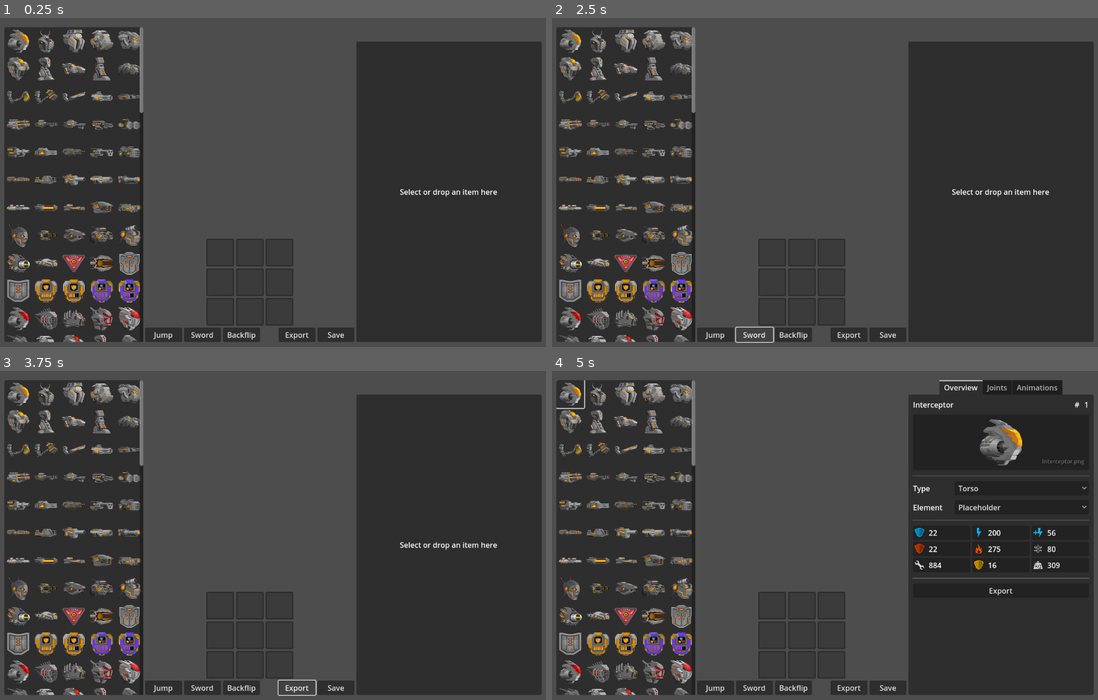
Above: before the commit, frames 1-4 (two rows, left to right).
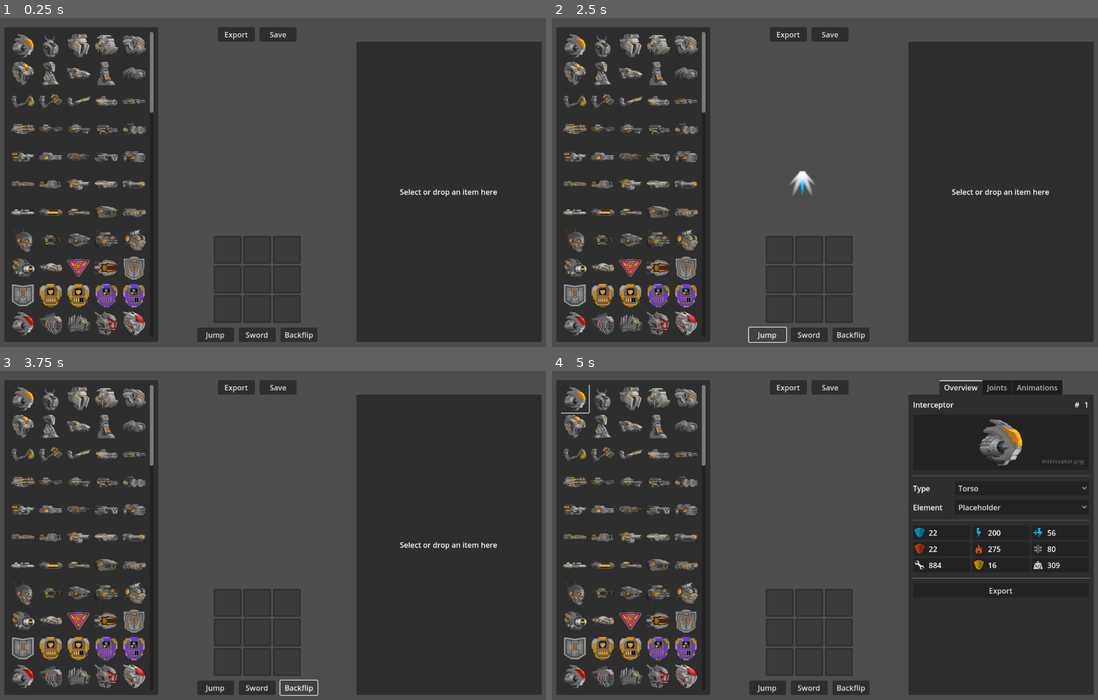
Above: after the commit, the same moments.

Repository: ctrlraul/SuperMechsThingy
Game: Godot game, scene res://items_workshop/items_workshop.tscn
Two runs of this game, one before a commit and one after it. Both use one fixed random seed, a clock stepped at 60 frames per second and the inputs below.
Inputs (mouse positions are in pixels of both pictures, inside the frame that each line leads up to):
- Up to frame 1 (0.25 s): no input
- Up to frame 2 (2.5 s): click (786, 34) at 0.5 s, where only the run after the commit has a clickable "Export"; click (830, 34) at 1.25 s, where only the run after the commit has a clickable "Save"; click (764, 333) at 2 s, where only the run after the commit has a clickable "Jump"
- Up to frame 3 (3.75 s): click (256, 686) at 2.75 s, where only the run after the commit has a clickable "Sword"; click (300, 686) at 3.5 s, where only the run after the commit has a clickable "Backflip"
- Up to frame 4 (5 s): click (568, 394) at 4.27 s

The runs differ from the first frame. In frame 1, 13% of the frame differs, in the area x 1-65%, y 2-99%; in frame 2, 13%; in frame 3, 13%; in frame 4, 13%.
Error in both runs: Invalid access to property or key 'torso' on a base object of type 'Nil'. (res://mech_gfx/mech_gfx.gd:168)

Commit message:
generated bullshit

Diff:
--- a/src/items_workshop/item_inspector/item_inspector.tscn
+++ b/src/items_workshop/item_inspector/item_inspector.tscn
@@ -1,19 +1,22 @@
-[gd_scene load_steps=6 format=3 uid="uid://dk5c0ulwu1p7u"]
+[gd_scene load_steps=7 format=3 uid="uid://dk5c0ulwu1p7u"]
 
-[ext_resource type="Script" path="res://items_workshop/item_inspector/item_inspector.gd" id="1_ymcxc"]
-[ext_resource type="PackedScene" uid="uid://csn4r5tegixac" path="res://items_workshop/item_inspector/points_editor_point.tscn" id="2_p2bhk"]
-[ext_resource type="PackedScene" uid="uid://b06swf75jd67p" path="res://items_workshop/item_inspector/tabs/overview.tscn" id="3_ahhej"]
-[ext_resource type="PackedScene" uid="uid://dubsnfnufbcw3" path="res://items_workshop/item_inspector/tabs/joints.tscn" id="4_n3thu"]
-[ext_resource type="PackedScene" uid="uid://clmqvuer8ehnq" path="res://items_workshop/item_inspector/tabs/animations.tscn" id="5_prm08"]
+[ext_resource type="Theme" uid="uid://cs33qvqc60ek3" path="res://theme.tres" id="1_x7dcs"]
+[ext_resource type="Script" path="res://items_workshop/item_inspector/item_inspector.gd" id="2_qmrs4"]
+[ext_resource type="PackedScene" uid="uid://csn4r5tegixac" path="res://items_workshop/item_inspector/points_editor_point.tscn" id="3_0q16k"]
+[ext_resource type="PackedScene" uid="uid://b06swf75jd67p" path="res://items_workshop/item_inspector/tabs/overview.tscn" id="4_hecqi"]
+[ext_resource type="PackedScene" uid="uid://dubsnfnufbcw3" path="res://items_workshop/item_inspector/tabs/joints.tscn" id="5_6qijp"]
+[ext_resource type="PackedScene" uid="uid://clmqvuer8ehnq" path="res://items_workshop/item_inspector/tabs/animations.tscn" id="6_ip77g"]
 
 [node name="ItemInspector" type="Control"]
 custom_minimum_size = Vector2(400, 0)
 layout_mode = 3
 anchors_preset = 9
 anchor_bottom = 1.0
+offset_right = 400.0
 grow_vertical = 2
-script = ExtResource("1_ymcxc")
-point_scene = ExtResource("2_p2bhk")
+theme = ExtResource("1_x7dcs")
+script = ExtResource("2_qmrs4")
+point_scene = ExtResource("3_0q16k")
 
 [node name="EmptyText" type="Panel" parent="."]
 visible = false
--- a/src/items_workshop/item_inspector/points_editor.tscn
+++ b/src/items_workshop/item_inspector/points_editor.tscn
@@ -1,21 +1,21 @@
 [gd_scene load_steps=6 format=3 uid="uid://doo03nnqpthbc"]
 
-[ext_resource type="Script" path="res://items_workshop/item_inspector/points_editor.gd" id="1_37h7p"]
-[ext_resource type="Theme" uid="uid://cs33qvqc60ek3" path="res://theme.tres" id="1_tdhdg"]
-[ext_resource type="PackedScene" uid="uid://csn4r5tegixac" path="res://items_workshop/item_inspector/points_editor_point.tscn" id="2_cfy8u"]
-[ext_resource type="Texture2D" uid="uid://dp24hdhoar8qp" path="res://assets/images/missing.png" id="3_6rcma"]
-[ext_resource type="Texture2D" uid="uid://bnadw66g0g8l" path="res://assets/icons/arrows_pointing_each_other.png" id="5_y5ry7"]
+[ext_resource type="Theme" uid="uid://cs33qvqc60ek3" path="res://theme.tres" id="1_whpmy"]
+[ext_resource type="Script" path="res://items_workshop/item_inspector/points_editor.gd" id="2_af7br"]
+[ext_resource type="PackedScene" uid="uid://csn4r5tegixac" path="res://items_workshop/item_inspector/points_editor_point.tscn" id="3_rmk7c"]
+[ext_resource type="Texture2D" uid="uid://dp24hdhoar8qp" path="res://assets/images/missing.png" id="4_dswoi"]
+[ext_resource type="Texture2D" uid="uid://bnadw66g0g8l" path="res://assets/images/icons/arrows_pointing_each_other.png" id="5_encmm"]
 
 [node name="PointsEditor" type="Control"]
 clip_contents = true
-custom_minimum_size = Vector2(380, 380)
+custom_minimum_size = Vector2(360, 360)
 layout_mode = 3
 anchors_preset = 0
-theme = ExtResource("1_tdhdg")
-script = ExtResource("1_37h7p")
-point_scene = ExtResource("2_cfy8u")
+theme = ExtResource("1_whpmy")
+script = ExtResource("2_af7br")
+point_scene = ExtResource("3_rmk7c")
 
-[node name="Background" type="Panel" parent="."]
+[node name="Background" type="ColorRect" parent="."]
 layout_mode = 1
 anchors_preset = 15
 anchor_right = 1.0
@@ -23,6 +23,7 @@
 grow_horizontal = 2
 grow_vertical = 2
 mouse_filter = 2
+color = Color(0, 0.0352941, 0.0588235, 1)
 
 [node name="Canvas" type="Control" parent="."]
 unique_name_in_owner = true
@@ -72,7 +73,7 @@
 [node name="ResetTransformsButton" type="Button" parent="MarginContainer"]
 custom_minimum_size = Vector2(30, 30)
 layout_mode = 2
-icon = ExtResource("5_y5ry7")
+icon = ExtResource("5_encmm")
 expand_icon = true
 
 [connection signal="gui_input" from="." to="." method="_on_gui_input"]
--- a/src/items_workshop/item_inspector/tabs/overview.tscn
+++ b/src/items_workshop/item_inspector/tabs/overview.tscn
@@ -1,9 +1,9 @@
 [gd_scene load_steps=6 format=3 uid="uid://b06swf75jd67p"]
 
-[ext_resource type="Theme" uid="uid://cs33qvqc60ek3" path="res://theme.tres" id="1_10fwx"]
-[ext_resource type="Script" path="res://items_workshop/item_inspector/tabs/overview.gd" id="2_7uomw"]
-[ext_resource type="Texture2D" uid="uid://cjt4hebckgych" path="res://assets/images/items/Abomination.png" id="3_6c03h"]
-[ext_resource type="PackedScene" uid="uid://dxm2x6p0msmj2" path="res://items_workshop/item_inspector/stats_display.tscn" id="4_lbxtg"]
+[ext_resource type="Theme" uid="uid://cs33qvqc60ek3" path="res://theme.tres" id="1_bah23"]
+[ext_resource type="Script" path="res://items_workshop/item_inspector/tabs/overview.gd" id="2_6a14r"]
+[ext_resource type="Texture2D" uid="uid://dp24hdhoar8qp" path="res://assets/images/missing.png" id="3_d8yhn"]
+[ext_resource type="PackedScene" uid="uid://dxm2x6p0msmj2" path="res://items_workshop/item_inspector/stats_display.tscn" id="4_6vkpo"]
 
 [sub_resource type="LabelSettings" id="LabelSettings_6g42o"]
 font_size = 12
@@ -66,7 +66,7 @@
 unique_name_in_owner = true
 custom_minimum_size = Vector2(0, 100)
 layout_mode = 2
-texture = ExtResource("3_6c03h")
+texture = ExtResource("3_d8yhn")
 expand_mode = 1
 stretch_mode = 5
 
--- a/src/items_workshop/items_workshop.tscn
+++ b/src/items_workshop/items_workshop.tscn
@@ -1,19 +1,20 @@
-[gd_scene load_steps=7 format=3 uid="uid://qusjo0tcn8pi"]
-
-[ext_resource type="Script" path="res://items_workshop/items_workshop.gd" id="1_14ctr"]
-[ext_resource type="PackedScene" uid="uid://5a8mj8ir3se8" path="res://items_workshop/item_button.tscn" id="2_8455x"]
-[ext_resource type="PackedScene" uid="uid://c01iq33mrndvq" path="res://mech_gfx/mech_gfx.tscn" id="3_k24p4"]
-[ext_resource type="PackedScene" uid="uid://bhdswejeu4hmu" path="res://items_workshop/item_slot.tscn" id="4_gp330"]
-[ext_resource type="Script" path="res://items_workshop/general_item_drop_area.gd" id="4_yoj7s"]
-[ext_resource type="PackedScene" uid="uid://dk5c0ulwu1p7u" path="res://items_workshop/item_inspector/item_inspector.tscn" id="5_0htov"]
+[gd_scene load_steps=8 format=3 uid="uid://qusjo0tcn8pi"]
+
+[ext_resource type="Script" path="res://items_workshop/items_workshop.gd" id="1_185ls"]
+[ext_resource type="PackedScene" uid="uid://5a8mj8ir3se8" path="res://items_workshop/item_button.tscn" id="2_cwx4u"]
+[ext_resource type="PackedScene" uid="uid://c01iq33mrndvq" path="res://mech_gfx/mech_gfx.tscn" id="3_q0fkc"]
+[ext_resource type="Theme" uid="uid://cs33qvqc60ek3" path="res://theme.tres" id="4_awgag"]
+[ext_resource type="Script" path="res://items_workshop/general_item_drop_area.gd" id="5_xcasn"]
+[ext_resource type="PackedScene" uid="uid://bhdswejeu4hmu" path="res://items_workshop/item_slot.tscn" id="6_hlytu"]
+[ext_resource type="PackedScene" uid="uid://dk5c0ulwu1p7u" path="res://items_workshop/item_inspector/item_inspector.tscn" id="7_8w1xa"]
 
 [node name="ItemsWorkshop" type="Node2D"]
-script = ExtResource("1_14ctr")
-item_button_scene = ExtResource("2_8455x")
+script = ExtResource("1_185ls")
+item_button_scene = ExtResource("2_cwx4u")
 
 [node name="Preview" type="Node2D" parent="."]
 
-[node name="MechGFX" parent="Preview" instance=ExtResource("3_k24p4")]
+[node name="MechGFX" parent="Preview" instance=ExtResource("3_q0fkc")]
 unique_name_in_owner = true
 position = Vector2(0, 80)
 scale = Vector2(0.7, 0.7)
@@ -30,6 +31,7 @@
 anchor_bottom = 1.0
 grow_horizontal = 2
 grow_vertical = 2
+theme = ExtResource("4_awgag")
 
 [node name="GeneralItemDropArea" type="Control" parent="UI/Theme"]
 layout_mode = 1
@@ -58,11 +60,11 @@
 mouse_filter = 2
 
 [node name="Items" type="Panel" parent="UI/Theme/MarginContainer/HBoxContainer"]
-custom_minimum_size = Vector2(300, 0)
+custom_minimum_size = Vector2(332, 0)
 layout_mode = 2
 size_flags_vertical = 3
 
-[node name="ScrollContainer" type="ScrollContainer" parent="UI/Theme/MarginContainer/HBoxContainer/Items"]
+[node name="MarginContainer" type="MarginContainer" parent="UI/Theme/MarginContainer/HBoxContainer/Items"]
 layout_mode = 1
 anchors_preset = 15
 anchor_right = 1.0
@@ -70,20 +72,39 @@
 grow_horizontal = 2
 grow_vertical = 2
 
-[node name="ItemButtonsContainer" type="GridContainer" parent="UI/Theme/MarginContainer/HBoxContainer/Items/ScrollContainer"]
+[node name="ScrollContainer" type="ScrollContainer" parent="UI/Theme/MarginContainer/HBoxContainer/Items/MarginContainer"]
+layout_mode = 2
+
+[node name="ItemButtonsContainer" type="GridContainer" parent="UI/Theme/MarginContainer/HBoxContainer/Items/MarginContainer/ScrollContainer"]
 unique_name_in_owner = true
 layout_mode = 2
 theme_override_constants/h_separation = 0
 theme_override_constants/v_separation = 0
 columns = 5
 
-[node name="ItemButton" parent="UI/Theme/MarginContainer/HBoxContainer/Items/ScrollContainer/ItemButtonsContainer" instance=ExtResource("2_8455x")]
+[node name="ItemButton" parent="UI/Theme/MarginContainer/HBoxContainer/Items/MarginContainer/ScrollContainer/ItemButtonsContainer" instance=ExtResource("2_cwx4u")]
 layout_mode = 2
 
 [node name="Center" type="VBoxContainer" parent="UI/Theme/MarginContainer/HBoxContainer"]
 layout_mode = 2
 size_flags_horizontal = 3
 mouse_filter = 2
+
+[node name="HBoxContainer" type="HBoxContainer" parent="UI/Theme/MarginContainer/HBoxContainer/Center"]
+layout_mode = 2
+mouse_filter = 2
+alignment = 1
+
+[node name="ExportButton" type="Button" parent="UI/Theme/MarginContainer/HBoxContainer/Center/HBoxContainer"]
+custom_minimum_size = Vector2(80, 0)
+layout_mode = 2
+text = "Export"
+
+[node name="SaveButton" type="Button" parent="UI/Theme/MarginContainer/HBoxContainer/Center/HBoxContainer"]
+unique_name_in_owner = true
+custom_minimum_size = Vector2(80, 0)
+layout_mode = 2
+text = "Save"
 
 [node name="Space" type="Control" parent="UI/Theme/MarginContainer/HBoxContainer/Center"]
 layout_mode = 2
@@ -97,104 +118,88 @@
 size_flags_vertical = 4
 columns = 3
 
-[node name="TopWeapon1Slot" parent="UI/Theme/MarginContainer/HBoxContainer/Center/SlotsContainer" instance=ExtResource("4_gp330")]
+[node name="TopWeapon1Slot" parent="UI/Theme/MarginContainer/HBoxContainer/Center/SlotsContainer" instance=ExtResource("6_hlytu")]
 unique_name_in_owner = true
 layout_mode = 2
 item_type = 3
 slot_id = 6
 
-[node name="DroneSlot" parent="UI/Theme/MarginContainer/HBoxContainer/Center/SlotsContainer" instance=ExtResource("4_gp330")]
+[node name="DroneSlot" parent="UI/Theme/MarginContainer/HBoxContainer/Center/SlotsContainer" instance=ExtResource("6_hlytu")]
 unique_name_in_owner = true
 layout_mode = 2
 item_type = 4
 slot_id = 8
 
-[node name="TopWeapon2Slot" parent="UI/Theme/MarginContainer/HBoxContainer/Center/SlotsContainer" instance=ExtResource("4_gp330")]
+[node name="TopWeapon2Slot" parent="UI/Theme/MarginContainer/HBoxContainer/Center/SlotsContainer" instance=ExtResource("6_hlytu")]
 unique_name_in_owner = true
 layout_mode = 2
 item_type = 3
 slot_id = 7
 
-[node name="SideWeapon3Slot" parent="UI/Theme/MarginContainer/HBoxContainer/Center/SlotsContainer" instance=ExtResource("4_gp330")]
+[node name="SideWeapon3Slot" parent="UI/Theme/MarginContainer/HBoxContainer/Center/SlotsContainer" instance=ExtResource("6_hlytu")]
 unique_name_in_owner = true
 layout_mode = 2
 item_type = 2
 slot_id = 4
 
-[node name="TorsoSlot" parent="UI/Theme/MarginContainer/HBoxContainer/Center/SlotsContainer" instance=ExtResource("4_gp330")]
-unique_name_in_owner = true
-layout_mode = 2
-
-[node name="SideWeapon4Slot" parent="UI/Theme/MarginContainer/HBoxContainer/Center/SlotsContainer" instance=ExtResource("4_gp330")]
+[node name="TorsoSlot" parent="UI/Theme/MarginContainer/HBoxContainer/Center/SlotsContainer" instance=ExtResource("6_hlytu")]
+unique_name_in_owner = true
+layout_mode = 2
+
+[node name="SideWeapon4Slot" parent="UI/Theme/MarginContainer/HBoxContainer/Center/SlotsContainer" instance=ExtResource("6_hlytu")]
 unique_name_in_owner = true
 layout_mode = 2
 item_type = 2
 slot_id = 5
 
-[node name="SideWeapon1Slot" parent="UI/Theme/MarginContainer/HBoxContainer/Center/SlotsContainer" instance=ExtResource("4_gp330")]
+[node name="SideWeapon1Slot" parent="UI/Theme/MarginContainer/HBoxContainer/Center/SlotsContainer" instance=ExtResource("6_hlytu")]
 unique_name_in_owner = true
 layout_mode = 2
 item_type = 2
 slot_id = 2
 
-[node name="LegsSlot" parent="UI/Theme/MarginContainer/HBoxContainer/Center/SlotsContainer" instance=ExtResource("4_gp330")]
+[node name="LegsSlot" parent="UI/Theme/MarginContainer/HBoxContainer/Center/SlotsContainer" instance=ExtResource("6_hlytu")]
 unique_name_in_owner = true
 layout_mode = 2
 item_type = 1
 slot_id = 1
 
-[node name="SideWeapon2Slot" parent="UI/Theme/MarginContainer/HBoxContainer/Center/SlotsContainer" instance=ExtResource("4_gp330")]
+[node name="SideWeapon2Slot" parent="UI/Theme/MarginContainer/HBoxContainer/Center/SlotsContainer" instance=ExtResource("6_hlytu")]
 unique_name_in_owner = true
 layout_mode = 2
 item_type = 2
 slot_id = 3
 
-[node name="HBoxContainer" type="HBoxContainer" parent="UI/Theme/MarginContainer/HBoxContainer/Center"]
-layout_mode = 2
-mouse_filter = 2
+[node name="HBoxContainer2" type="HBoxContainer" parent="UI/Theme/MarginContainer/HBoxContainer/Center"]
+layout_mode = 2
 alignment = 1
 
-[node name="JumpButton" type="Button" parent="UI/Theme/MarginContainer/HBoxContainer/Center/HBoxContainer"]
+[node name="JumpButton" type="Button" parent="UI/Theme/MarginContainer/HBoxContainer/Center/HBoxContainer2"]
 custom_minimum_size = Vector2(80, 0)
 layout_mode = 2
 text = "Jump"
 
-[node name="SwordButton" type="Button" parent="UI/Theme/MarginContainer/HBoxContainer/Center/HBoxContainer"]
+[node name="SwordButton" type="Button" parent="UI/Theme/MarginContainer/HBoxContainer/Center/HBoxContainer2"]
 custom_minimum_size = Vector2(80, 0)
 layout_mode = 2
 text = "Sword"
 
-[node name="BackflipButton" type="Button" parent="UI/Theme/MarginContainer/HBoxContainer/Center/HBoxContainer"]
+[node name="BackflipButton" type="Button" parent="UI/Theme/MarginContainer/HBoxContainer/Center/HBoxContainer2"]
 custom_minimum_size = Vector2(80, 0)
 layout_mode = 2
 text = "Backflip
 "
 
-[node name="Control" type="Control" parent="UI/Theme/MarginContainer/HBoxContainer/Center/HBoxContainer"]
-layout_mode = 2
-size_flags_horizontal = 3
-
-[node name="ExportButton" type="Button" parent="UI/Theme/MarginContainer/HBoxContainer/Center/HBoxContainer"]
-custom_minimum_size = Vector2(80, 0)
-layout_mode = 2
-text = "Export"
-
-[node name="SaveButton" type="Button" parent="UI/Theme/MarginContainer/HBoxContainer/Center/HBoxContainer"]
-unique_name_in_owner = true
-custom_minimum_size = Vector2(80, 0)
-layout_mode = 2
-text = "Save"
-
-[node name="ItemInspector" parent="UI/Theme/MarginContainer/HBoxContainer" instance=ExtResource("5_0htov")]
+[node name="ItemInspector" parent="UI/Theme/MarginContainer/HBoxContainer" instance=ExtResource("7_8w1xa")]
 unique_name_in_owner = true
 layout_mode = 2
 
 [connection signal="item_button_dropped" from="UI/Theme/GeneralItemDropArea" to="." method="_on_general_item_drop_area_item_button_dropped"]
-[connection signal="pressed" from="UI/Theme/MarginContainer/HBoxContainer/Center/HBoxContainer/JumpButton" to="." method="_on_jump_button_pressed"]
-[connection signal="pressed" from="UI/Theme/MarginContainer/HBoxContainer/Center/HBoxContainer/SwordButton" to="." method="_on_sword_button_pressed"]
-[connection signal="pressed" from="UI/Theme/MarginContainer/HBoxContainer/Center/HBoxContainer/BackflipButton" to="." method="_on_backflip_button_pressed"]
 [connection signal="pressed" from="UI/Theme/MarginContainer/HBoxContainer/Center/HBoxContainer/ExportButton" to="." method="_on_export_button_pressed"]
 [connection signal="pressed" from="UI/Theme/MarginContainer/HBoxContainer/Center/HBoxContainer/SaveButton" to="." method="_on_save_button_pressed"]
+[connection signal="pressed" from="UI/Theme/MarginContainer/HBoxContainer/Center/HBoxContainer2/JumpButton" to="." method="_on_jump_button_pressed"]
+[connection signal="pressed" from="UI/Theme/MarginContainer/HBoxContainer/Center/HBoxContainer2/SwordButton" to="." method="_on_sword_button_pressed"]
+[connection signal="pressed" from="UI/Theme/MarginContainer/HBoxContainer/Center/HBoxContainer2/BackflipButton" to="." method="_on_backflip_button_pressed"]
 [connection signal="animation_preview_requested" from="UI/Theme/MarginContainer/HBoxContainer/ItemInspector" to="." method="_on_item_inspector_animation_preview_requested"]
 [connection signal="joint_changed" from="UI/Theme/MarginContainer/HBoxContainer/ItemInspector" to="." method="_on_item_joint_changed"]
 [connection signal="ornament_changed" from="UI/Theme/MarginContainer/HBoxContainer/ItemInspector" to="." method="_on_item_inspector_ornament_changed"]
Not shown: 1 places in src/items_workshop/item_inspector/item_inspector.tscn that only renumber resources
Not shown: 1 places in src/items_workshop/item_inspector/points_editor.tscn that only renumber resources
Not shown: 3 places in src/items_workshop/item_inspector/tabs/animations.tscn that only renumber resources
Not shown: 4 places in src/items_workshop/item_inspector/tabs/joints.tscn that only renumber resources
Not shown: 2 places in src/items_workshop/item_inspector/tabs/overview.tscn that only renumber resources
Not shown: 1 places in src/items_workshop/items_workshop.tscn that only renumber resources
